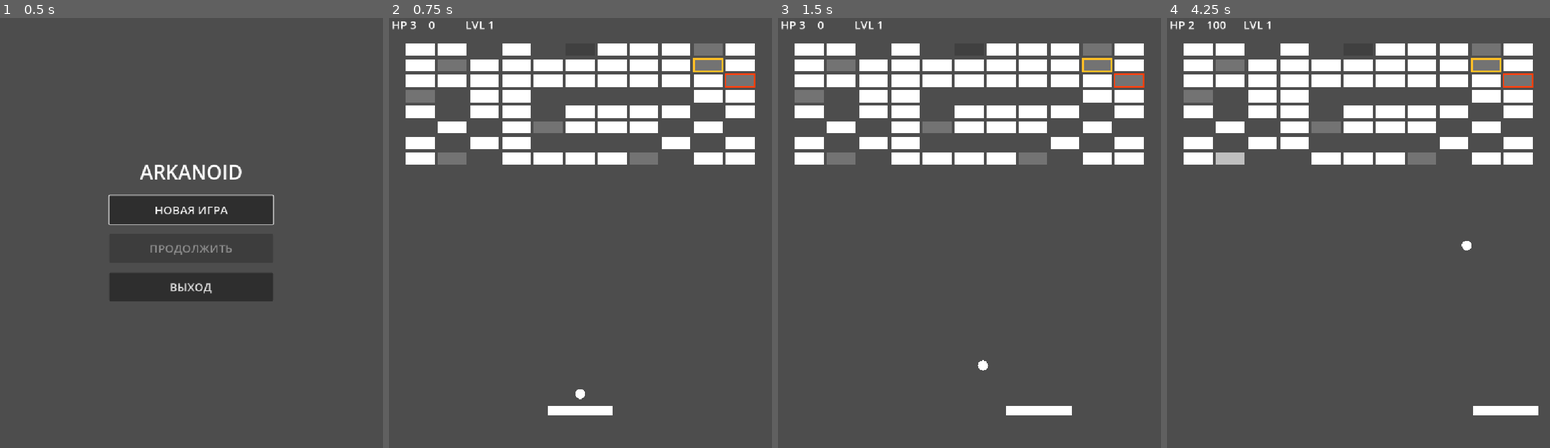
Above: before the commit, frames 1-4 (left to right).
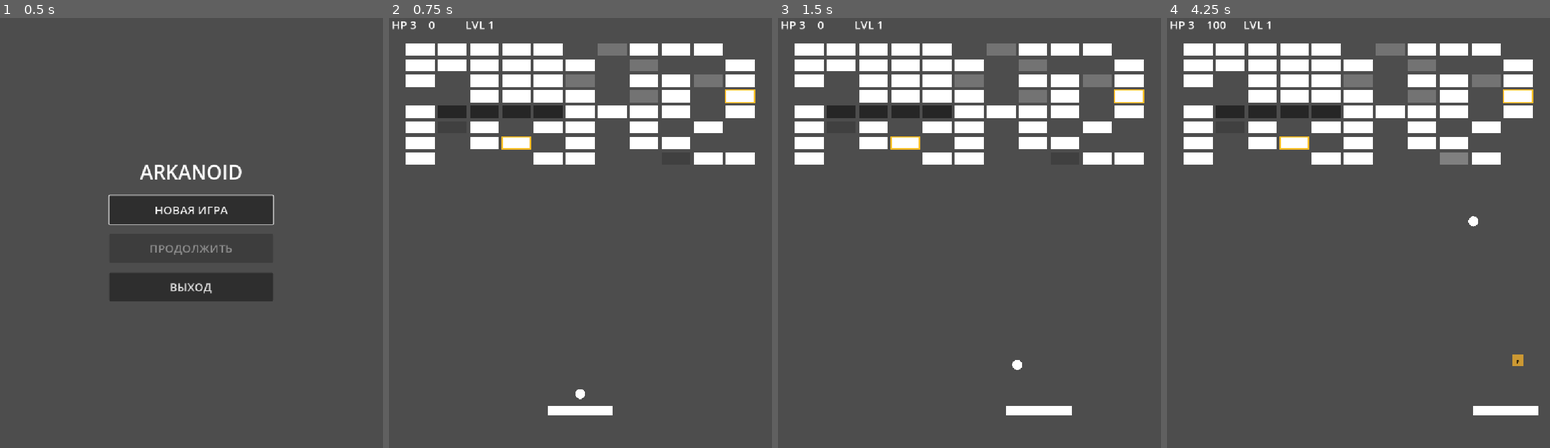
Above: after the commit, the same moments.

Repository: Ardarik421/arkanoid
Game: Godot game, scene res://scenes/main_menu.tscn
Same seed, same stepped clock (60 frames per second), same inputs: the game is played once before the commit and once after it.
Inputs (mouse positions are in pixels of both pictures, inside the frame that each line leads up to):
- Up to frame 1 (0.5 s): no input
- Up to frame 2 (0.75 s): click "НОВАЯ ИГРА" at 0.5 s
- Up to frame 3 (1.5 s): tap Enter at 1.25 s; move the mouse to (1057, 207) at 1.27 s; hold D (move_right) from 1.28 s (still down); tap Space (launch_ball) at 1.35 s
- Up to frame 4 (4.25 s): move the mouse to (1278, 250) at 2.02 s; release D (move_right) at 2.03 s; hold A (move_left) 2.03-2.78 s; tap Space (launch_ball) at 2.1, 2.85, 3.6 s; move the mouse to (1396, 134) at 2.77 s; hold D (move_right) from 2.78 s (still down); move the mouse to (1339, 319) at 3.52 s

Frame 1 is identical in both runs. In frame 2, 8.4% of the frame differs, in the area x 4-96%, y 5-35%; in frame 3, 8.5%; in frame 4, 8.8%, in the area x 4-96%, y 0-81%.

Commit message:
Отвязать меню от тестового запуска уровней

Diff:
--- a/scenes/main_menu.gd
+++ b/scenes/main_menu.gd
@@ -1,6 +1,6 @@
 extends Control
 
-const GAME_SCENE: PackedScene = preload("res://scenes/main.tscn")
+const GAME_SCENE: String = "res://scenes/main.tscn"
 
 func _ready():
 	$Menu/ContinueButton.disabled = SaveManager.highest_unlocked_level <= 1
@@ -8,21 +8,12 @@
 
 func _on_new_game_pressed():
 	SaveManager.reset_progress()
-	start_game(1)
+	SaveManager.selected_level = 1
+	get_tree().change_scene_to_file(GAME_SCENE)
 
 func _on_continue_pressed():
-	start_game(SaveManager.highest_unlocked_level)
+	SaveManager.selected_level = SaveManager.highest_unlocked_level
+	get_tree().change_scene_to_file(GAME_SCENE)
 
 func _on_exit_pressed():
 	get_tree().quit()
-
-func start_game(level: int):
-	SaveManager.selected_level = level
-
-	var game = GAME_SCENE.instantiate()
-	game.use_test_level = true
-	game.test_start_level = level
-
-	get_tree().root.add_child(game)
-	get_tree().current_scene = game
-	queue_free()
